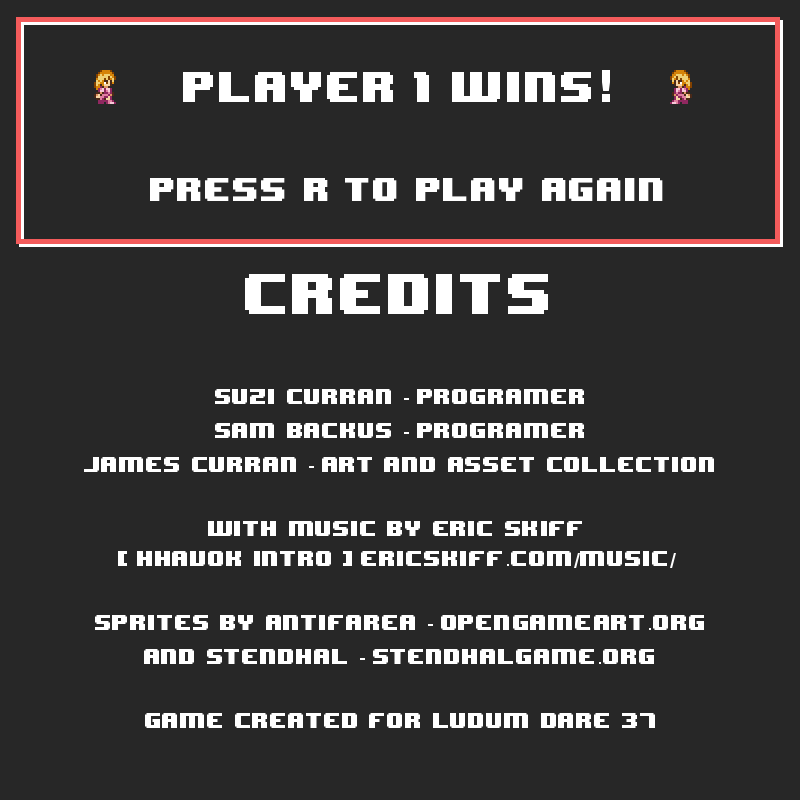
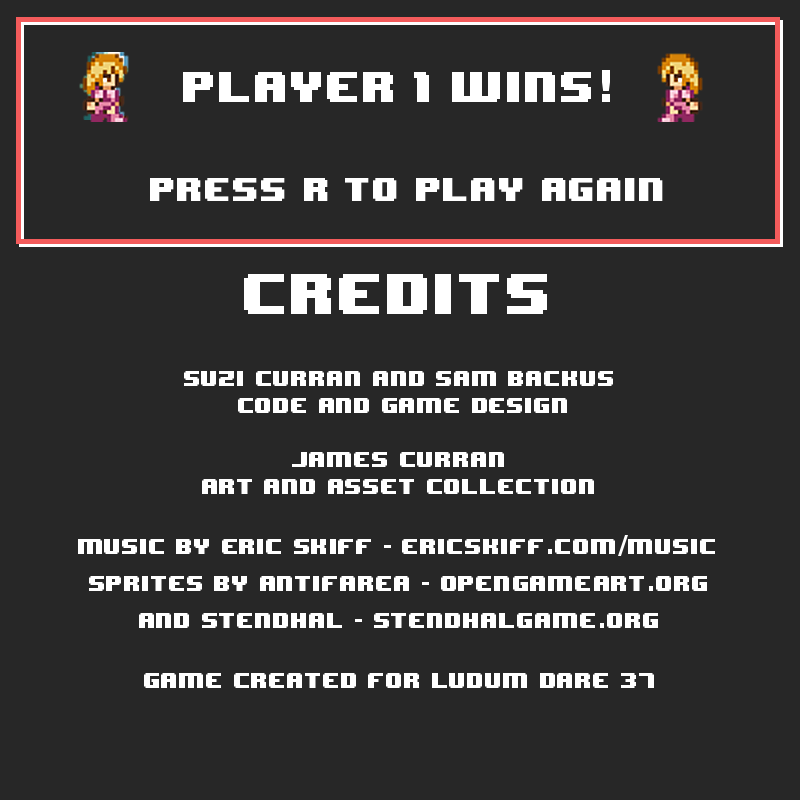
Layers edited between the first and the second (800, 800) image:
painted on "P1 Sprite Right" over [657, 53, 703, 122]
painted on "P1 Sprite Left" over [81, 52, 129, 122]
painted on "Credits ..." over [78, 274, 715, 728]
showed "Sprite Left", painted on it over [79, 52, 129, 120]
